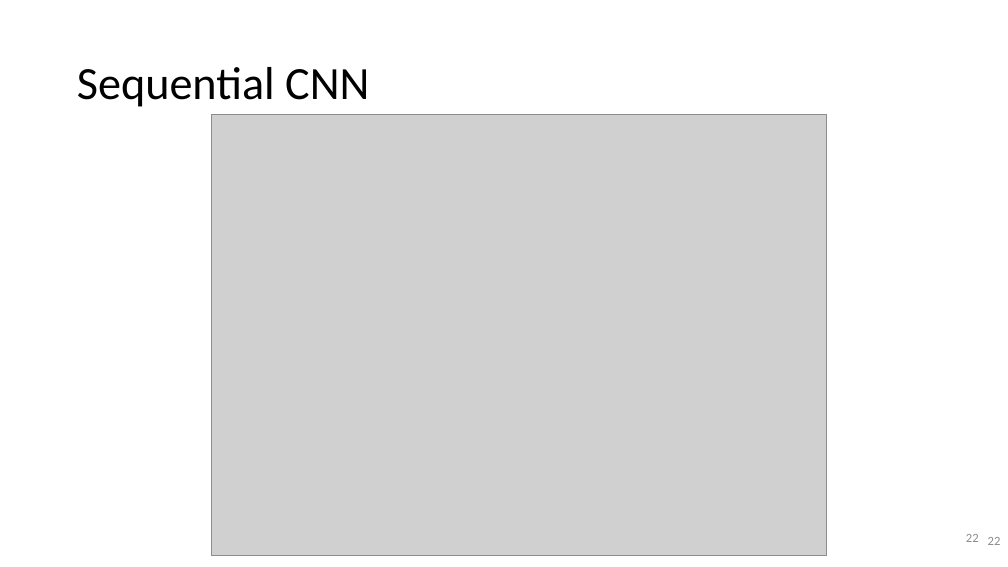
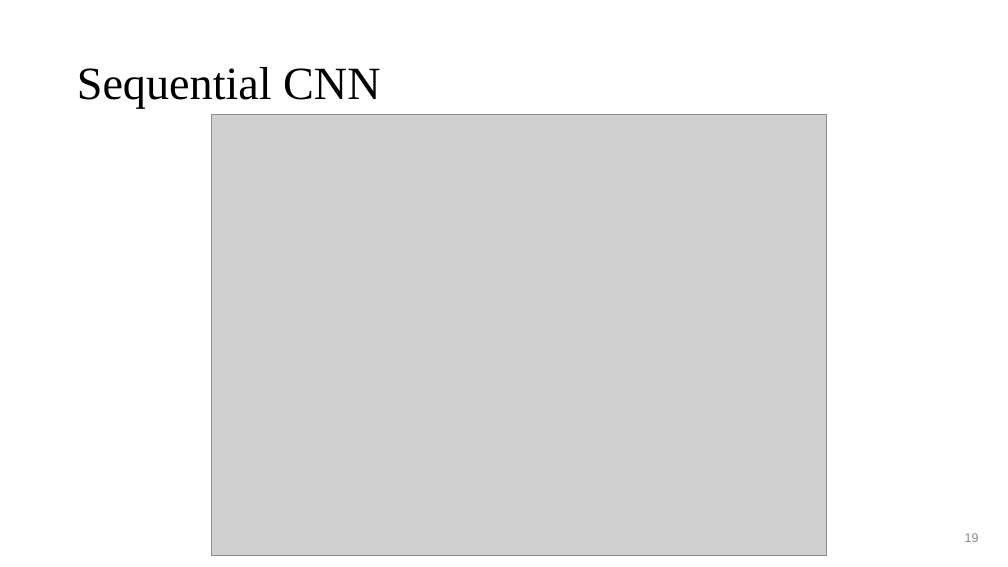
Before and after one commit to lancedw/3D-state-prediction-for-surface-vessels-using-IMU-data-and-images, a slide deck: slide 19 of docs/Presentations/Final_presentation.pptx (slide 22 before the commit). Drawn at 1008x567 pixels with LibreOffice and Linux fonts; fonts in the diff are those of the drawing; grey boxes stand for pictures; background and template pictures are left out. Boxes give left, top, right and bottom in pixels: in the first picture for what was removed or moved away, otherwise in the second. Text is boxed around its words. In the diff, an @@ line names an element or a change of style, - is before the commit and + after.

```diff
--- a/docs/Presentations/Final_presentation.pptx
+++ b/docs/Presentations/Final_presentation.pptx
@@ title "Sequential CNN" at [77,67,380,109]: font Calibri to Times New Roman @@
@@ page number at [965,533,979,542]: text changed; font Calibri to Arial @@
-22
+19
@@ page number removed at [988,537,1001,545] @@
-22
```
Also in this commit, not shown: 30 other slides changed, 1 slide added, 4 slides removed, 2 other files.
